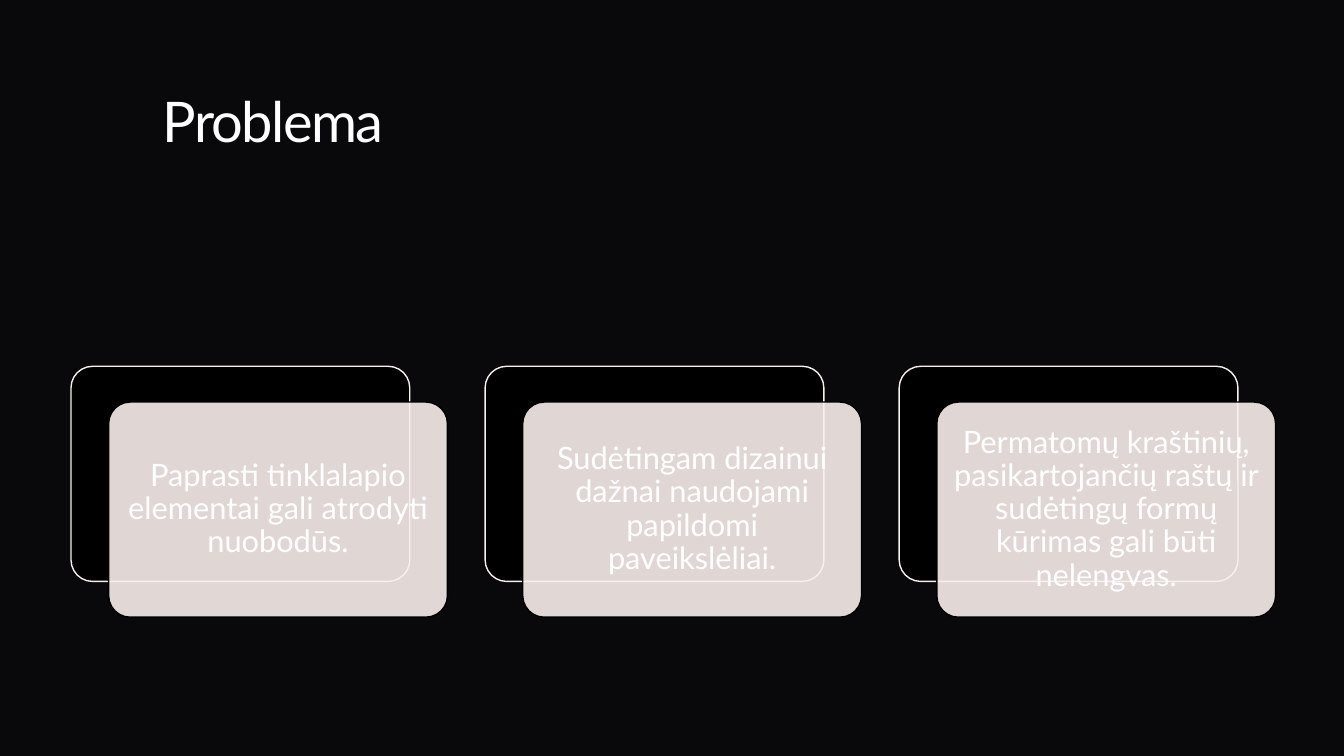
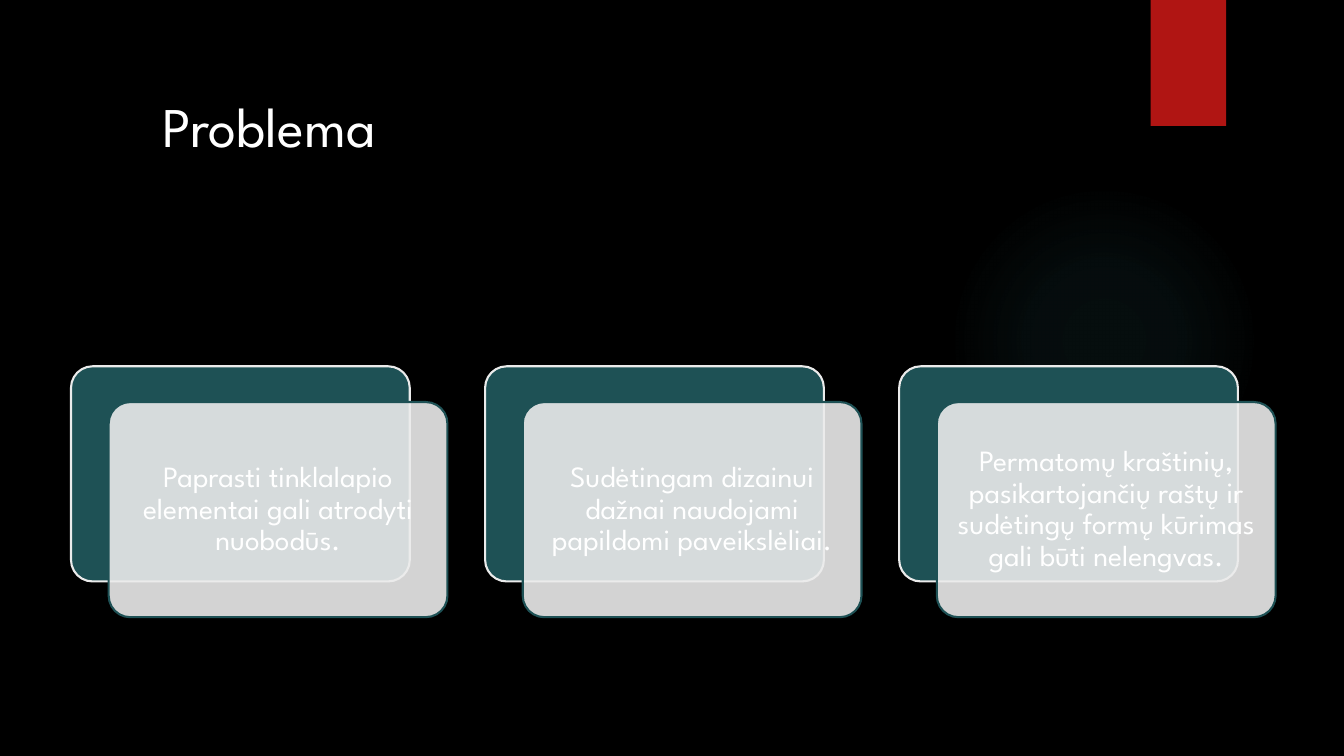
Before and after one commit to EngineeringDreams/ziniatinklio-praktiniai, a slide deck: slide 3 of Žiniatinklio praktinis darbas/Antras Skyrius – Fonai ir Rėmeliai.pptx. Drawn at 1344x756 pixels with LibreOffice and Linux fonts; fonts in the diff are those of the drawing; background and template pictures are left out. Boxes give left, top, right and bottom in pixels: in the first picture for what was removed or moved away, otherwise in the second. Text is boxed around its words. In the diff, an @@ line names an element or a change of style, - is before the commit and + after.

```diff
--- a/Žiniatinklio praktinis darbas/Antras Skyrius – Fonai ir Rėmeliai.pptx
+++ b/Žiniatinklio praktinis darbas/Antras Skyrius – Fonai ir Rėmeliai.pptx
@@ background #09090C to #000000 @@
@@ rectangle added at [1150,0,1226,126], fill #B01513 @@
@@ title "Problema" at [163,108,376,148]: font Lato to League Spartan, letter spacing -1.1 to 0 pt; line spacing 0.85 to 1 @@
@@ ellipse added at [949,185,1259,495], fill gradient #50B9C1 @@
@@ fill #000000 to #1E5155; outline #F9EFEC 1 pt to #EBEBEB 1.5 pt in 3 elements at [71,366,409,581], [485,366,824,581], [899,366,1238,581] @@
@@ fill #F9EFEC at 90% opacity to #EBEBEB at 90% opacity; outline #000000 1 pt to #1E5155 1.5 pt in 3 elements at [109,402,448,617], [523,402,862,617], [937,402,1275,617] @@
@@ size 22 to 21 pt, font Lato to League Spartan in 3 elements at [143,467,413,550], [552,467,832,556], [958,451,1254,572] @@
```
Also in this commit, not shown: 13 other slides changed, 1 other file.
